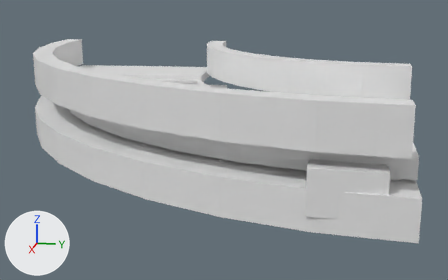
A saved change to the glTF model assets/source/infrastructure/directorate/conveyors/models/curve_90_right/idle_no_input_lod1.glb.
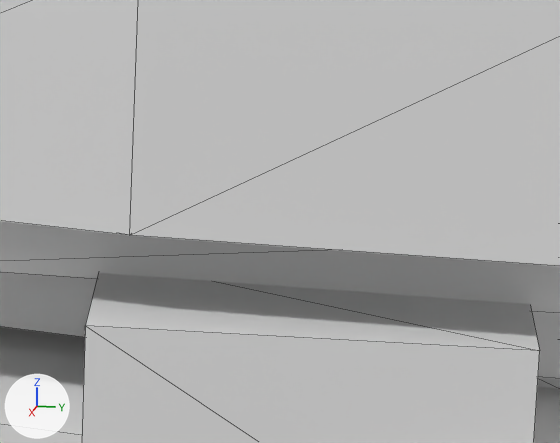
Each version is shown whole from a camera (50 mm lens) standing at (0.5664, -0.034, 0.3981) and looking at (0.1479, -0.1177, 0.2935), then close up on the part from 65% to 88% of the width and 39% to 68% of the height. The axes (+X, +Y, +Z) are drawn at lower left. The lights are the same throughout. The older version's two pictures come first. The close-ups show mesh edges as thin lines. Vertices at exactly the same position are counted once.

The first close-up shows 'idle_no_input_lod1'.
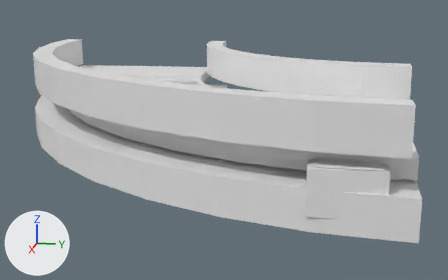
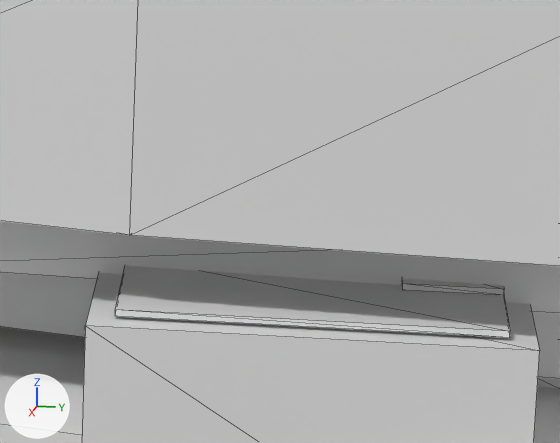
Location of each change, (x1, y1, x2, y2) in pixels of the close-ups (560 x 443 px):
part 1 of me_idle_no_input_lod1, added
    after: (115, 265, 510, 338)
part 2 of me_idle_no_input_lod1, added
    after: (402, 278, 504, 295)

The change, as a diff of the scene's bpy script:
```diff
--- a/assets/source/infrastructure/directorate/conveyors/models/curve_90_right/idle_no_input_lod1.glb.py
+++ b/assets/source/infrastructure/directorate/conveyors/models/curve_90_right/idle_no_input_lod1.glb.py
@@ me_idle_no_input_lod1 @@
 # used by ob_idle_no_input_lod1; location = (0.0, 0.0, 0.0)
-me_idle_no_input_lod1.from_pydata(...)  # 400 vertices, 704 faces; spans x -0.005..0.3, y -0.3..0.005, z 0.289..0.35
+me_idle_no_input_lod1.from_pydata(...)  # 416 vertices, 728 faces; spans x -0.005..0.3, y -0.3..0.005, z 0.289..0.35
+# me_idle_no_input_lod1 part 1: a new loose piece, a box spanning x 0.27778..0.295, y -0.04778..-0.01611, z 0.31972..0.32028
+# me_idle_no_input_lod1 part 2: a new loose piece, a box spanning x 0.27778..0.28444, y -0.02444..-0.01611, z 0.32033..0.32089
```
